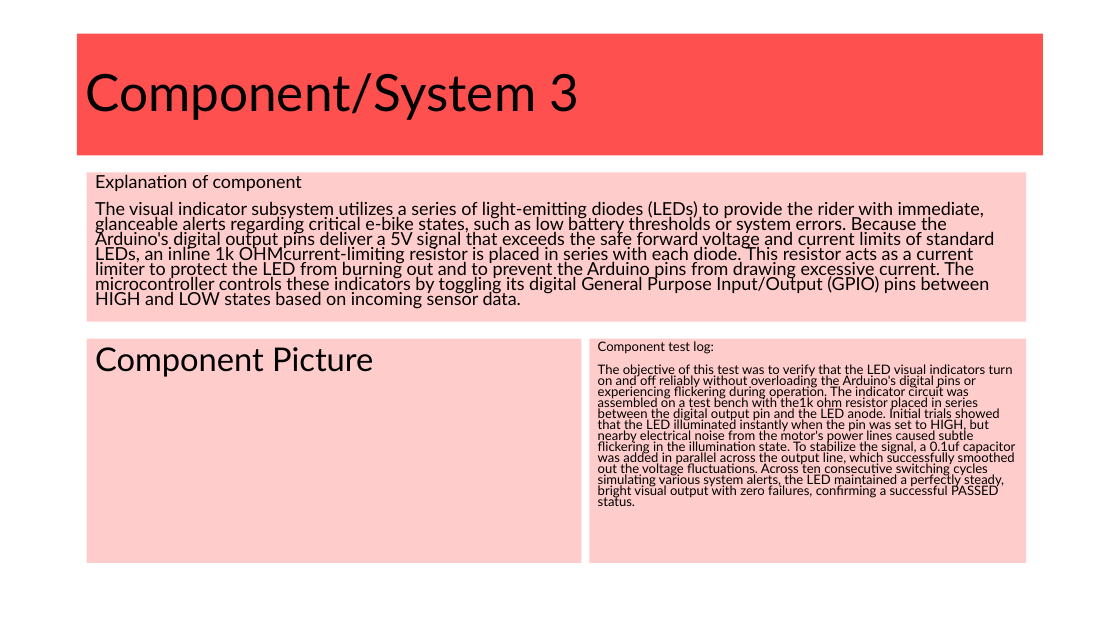
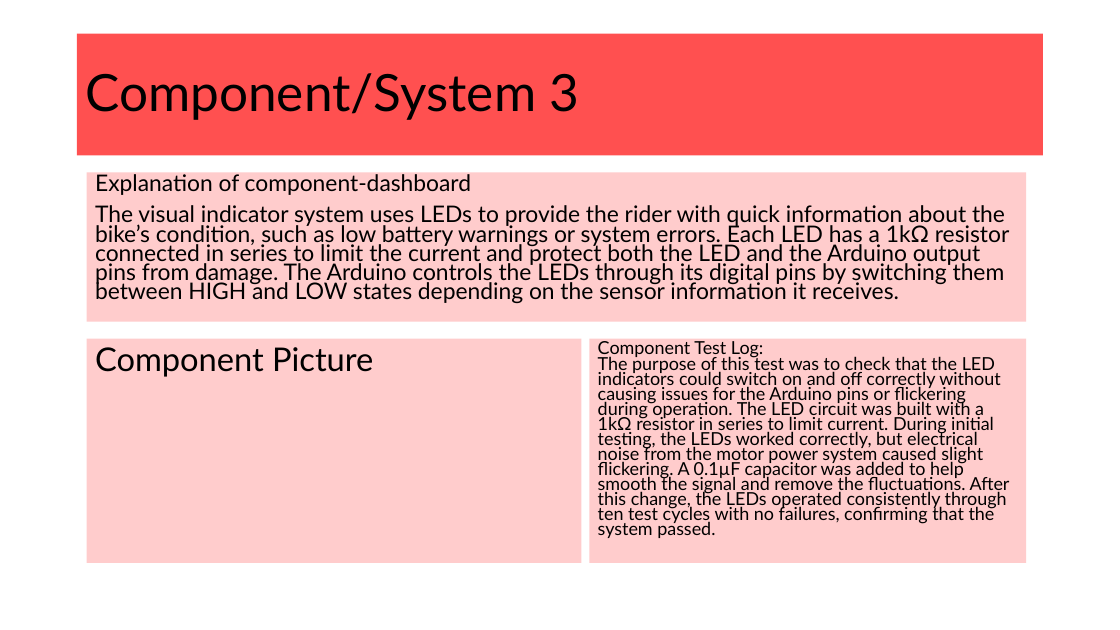
Before and after one commit to Heinrich70/Heinrich-13-Di-70cc-hybrid-pitbike, a slide deck: slide 18 of AS91904 Electronics Heinrich Venter.pptx (slide 17 before the commit). Drawn at 1120x630 pixels with LibreOffice and Linux fonts; fonts in the diff are those of the drawing. Boxes give left, top, right and bottom in pixels: in the first picture for what was removed or moved away, otherwise in the second. Text is boxed around its words. In the diff, an @@ line names an element or a change of style, - is before the commit and + after.

```diff
--- a/AS91904 Electronics Heinrich Venter.pptx
+++ b/AS91904 Electronics Heinrich Venter.pptx
@@ text at (95, 171, 1009, 303): text changed; size 15.4 to 19.6 pt @@
-Explanation of component
-The visual indicator subsystem utilizes a series of light-emitting diodes (LEDs) to provide the rider with immediate, glanceable alerts regarding critical e-bike states, such as low battery thresholds or system errors. Because the Arduino's digital output pins deliver a 5V signal that exceeds the safe forward voltage and current limits of standard LEDs, an inline 1k OHMcurrent-limiting resistor is placed in series with each diode. This resistor acts as a current limiter to protect the LED from burning out and to prevent the Arduino pins from drawing excessive current. The microcontroller controls these indicators by toggling its digital General Purpose Input/Output (GPIO) pins between HIGH and LOW states based on incoming sensor data.
+Explanation of component-dashboard
+The visual indicator system uses LEDs to provide the rider with quick information about the bike’s condition, such as low battery warnings or system errors. Each LED has a 1kΩ resistor connected in series to limit the current and protect both the LED and the Arduino output pins from damage. The Arduino controls the LEDs through its digital pins by switching them between HIGH and LOW states depending on the sensor information it receives.
@@ text in rectangle at (598, 341, 1010, 538): text changed; size 11.2 to 15.4 pt @@
-Component test log:
-The objective of this test was to verify that the LED visual indicators turn on and off reliably without overloading the Arduino's digital pins or experiencing flickering during operation. The indicator circuit was assembled on a test bench with the1k ohm resistor placed in series between the digital output pin and the LED anode. Initial trials showed that the LED illuminated instantly when the pin was set to HIGH, but nearby electrical noise from the motor's power lines caused subtle flickering in the illumination state. To stabilize the signal, a 0.1uf capacitor was added in parallel across the output line, which successfully smoothed out the voltage fluctuations. Across ten consecutive switching cycles simulating various system alerts, the LED maintained a perfectly steady, bright visual output with zero failures, confirming a successful PASSED status.
+Component Test Log:
+The purpose of this test was to check that the LED indicators could switch on and off correctly without causing issues for the Arduino pins or flickering during operation. The LED circuit was built with a 1kΩ resistor in series to limit current. During initial testing, the LEDs worked correctly, but electrical noise from the motor power system caused slight flickering. A 0.1µF capacitor was added to help smooth the signal and remove the fluctuations. After this change, the LEDs operated consistently through ten test cycles with no failures, confirming that the system passed.
```
Also in this commit, not shown: 12 other slides changed, 1 slide added, 1 other file.
